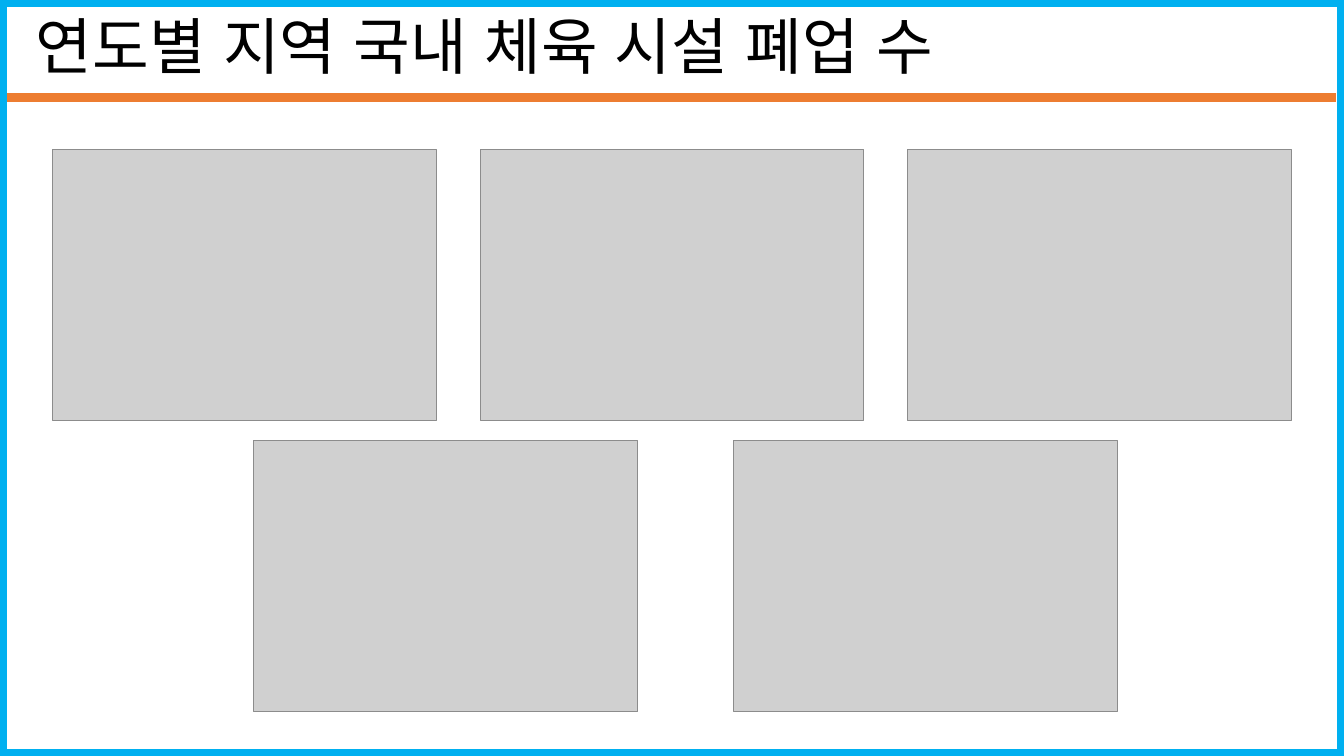
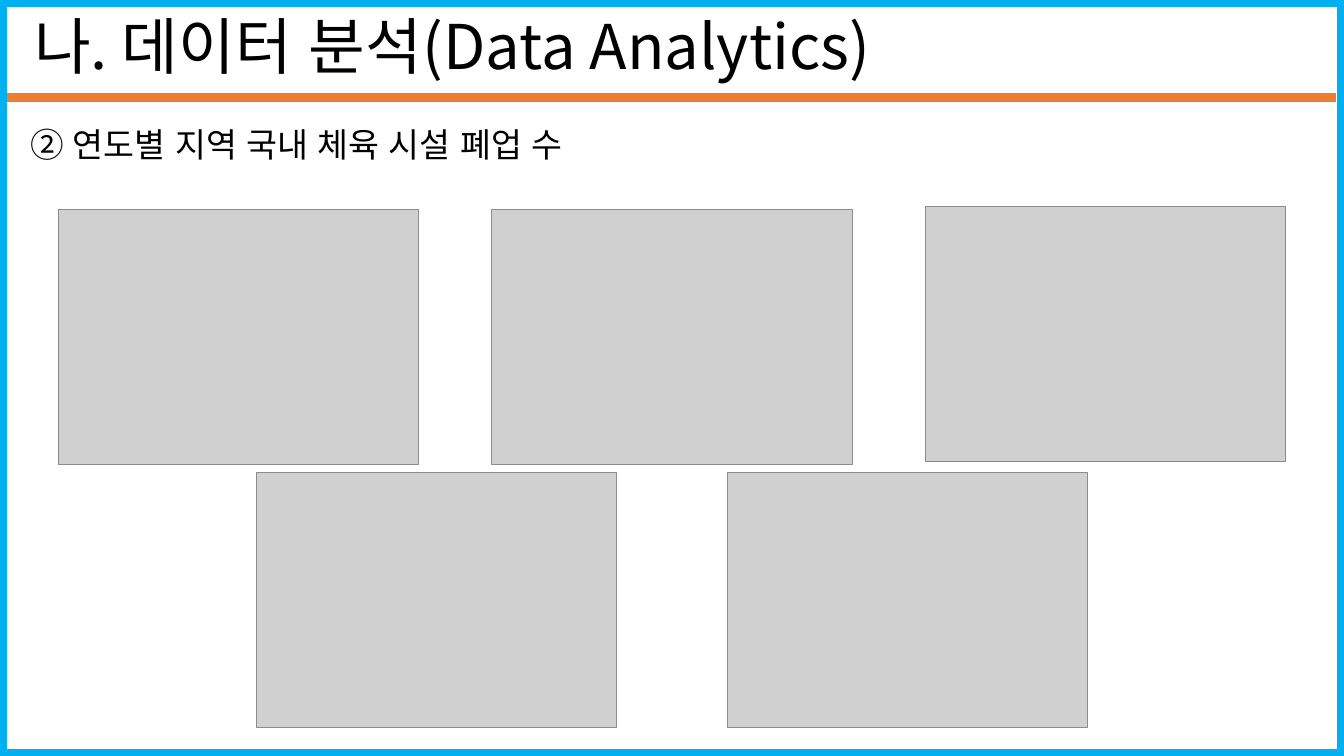
Before and after one commit to seungjae1162/SportsData, a slide deck: slide 12 of standard_in_2020-12-31/코로나19에따른 스포츠시설 폐업 수(20201228_20210103).pptx (slide 5 before the commit). Drawn at 1344x756 pixels with LibreOffice and Linux fonts; fonts in the diff are those of the drawing; grey boxes stand for pictures. Boxes give left, top, right and bottom in pixels: in the first picture for what was removed or moved away, otherwise in the second. Text is boxed around its words. In the diff, an @@ line names an element or a change of style, - is before the commit and + after.

```diff
--- a/standard_in_2020-12-31/코로나19에따른 스포츠시설 폐업 수(20201228_20210103).pptx
+++ b/standard_in_2020-12-31/코로나19에따른 스포츠시설 폐업 수(20201228_20210103).pptx
@@ text added at <box>34,6,870,84</box>, 44 pt, text #000000 @@
+나. 데이터 분석(Data Analytics)
@@ text at <box>30,128,562,160</box>: text changed; size 44 to 24 pt @@
-연도별 지역 국내 체육 시설 폐업 수
+② 연도별 지역 국내 체육 시설 폐업 수
@@ picture: place and size @@
-picture at <box>907,149,1292,420</box>
+picture at <box>926,207,1286,462</box>
@@ picture: place and size @@
-picture at <box>52,149,437,420</box>
+picture at <box>58,210,418,465</box>
@@ picture: place and size @@
-picture at <box>480,149,864,420</box>
+picture at <box>492,210,852,465</box>
@@ picture: place and size @@
-picture at <box>253,441,637,712</box>
+picture at <box>256,473,616,728</box>
@@ picture: place and size @@
-picture at <box>734,441,1118,712</box>
+picture at <box>727,473,1087,728</box>
```
Also in this commit, not shown: 3 other slides changed, 8 slides added, 2 slides removed.
